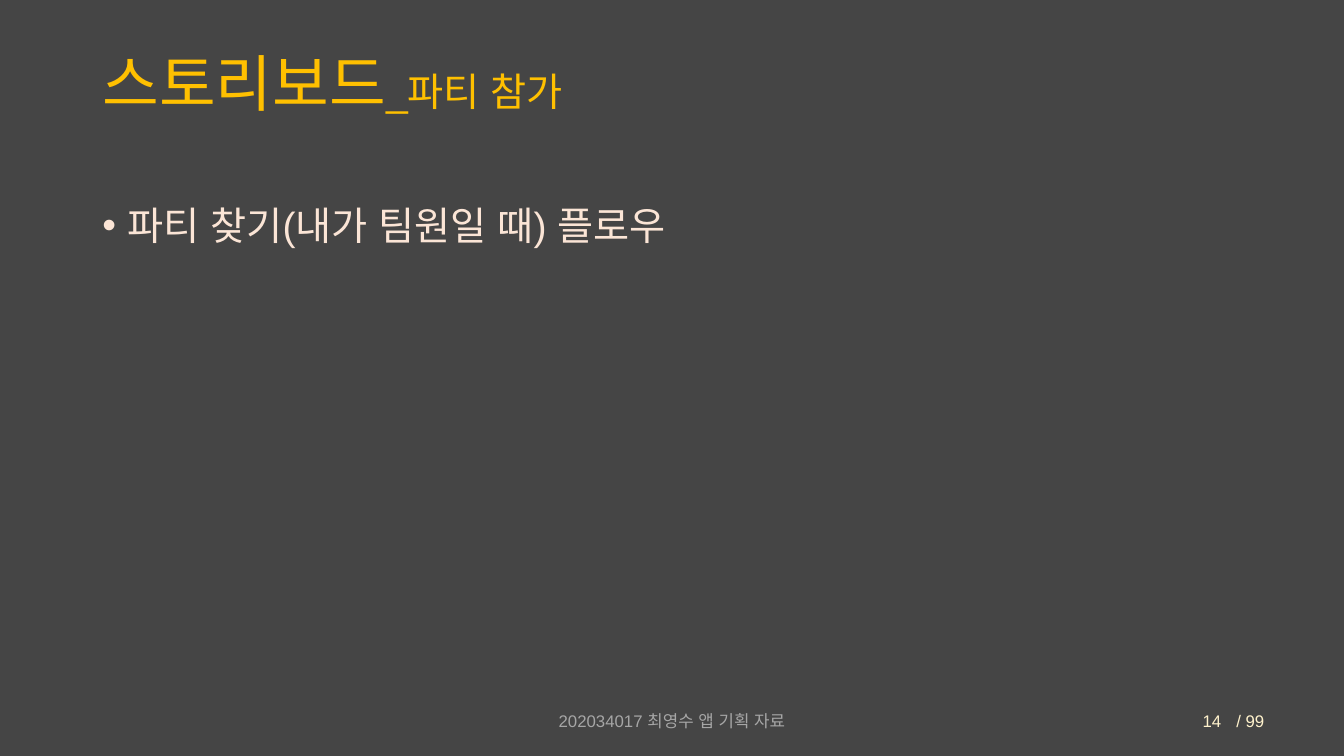
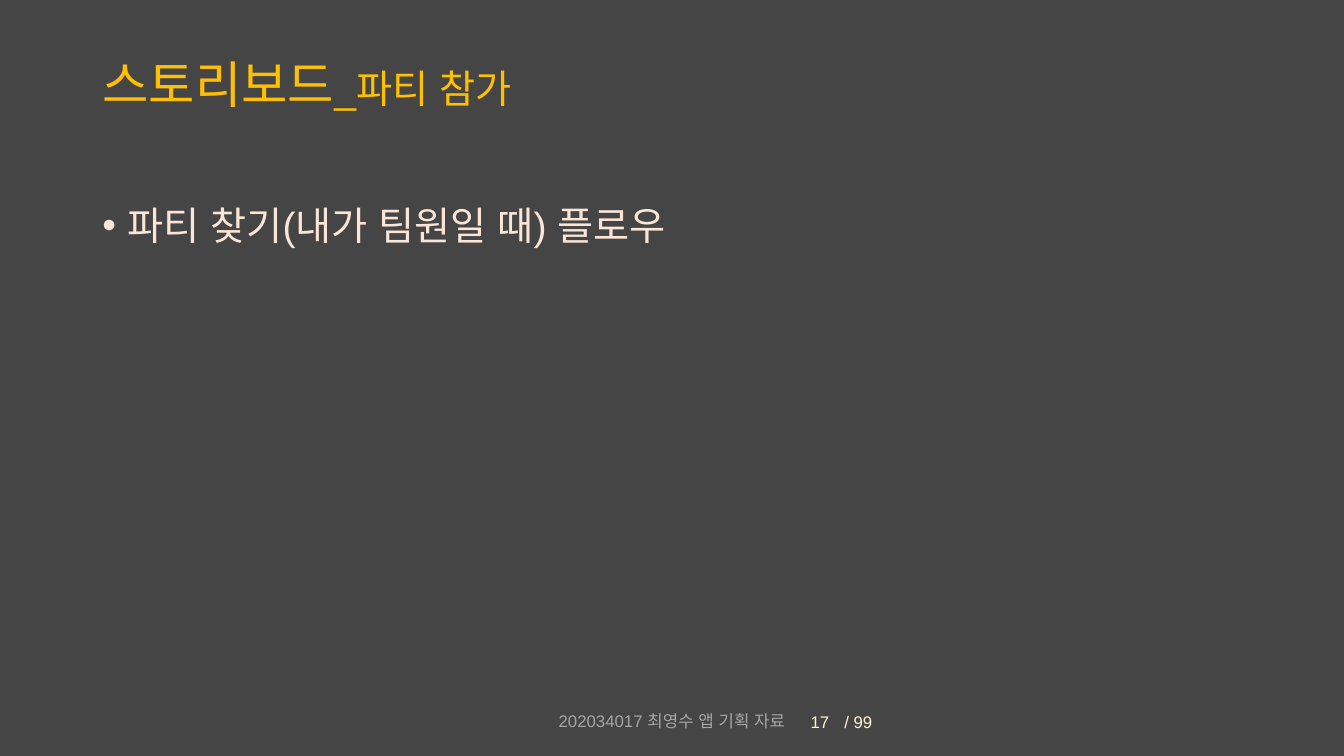
Before and after one commit to Chronos410/PartyCompetition, a slide deck: slide 17 of 대충 설계도.pptx (slide 14 before the commit). Drawn at 1344x756 pixels with LibreOffice and Linux fonts; fonts in the diff are those of the drawing. Boxes give left, top, right and bottom in pixels: in the first picture for what was removed or moved away, otherwise in the second. Text is boxed around its words. In the diff, an @@ line names an element or a change of style, - is before the commit and + after.

```diff
--- a/대충 설계도.pptx
+++ b/대충 설계도.pptx
@@ title "스토리보드_파티 참가" at <box>102,61,511,111</box>: size 44 to 36 pt in "스토리보드_파티" @@
@@ text "/ 99": place and size @@
-text "/ 99" at <box>1246,715,1265,727</box>
+text "/ 99" at <box>854,716,873,728</box>
@@ page number added at <box>811,716,830,728</box>, 12 pt, text #FFF2CC @@
+17
@@ page number removed at <box>1203,715,1222,727</box> @@
-14
```
Also in this commit, not shown: 17 other slides changed, 4 slides added, 3 other files.
